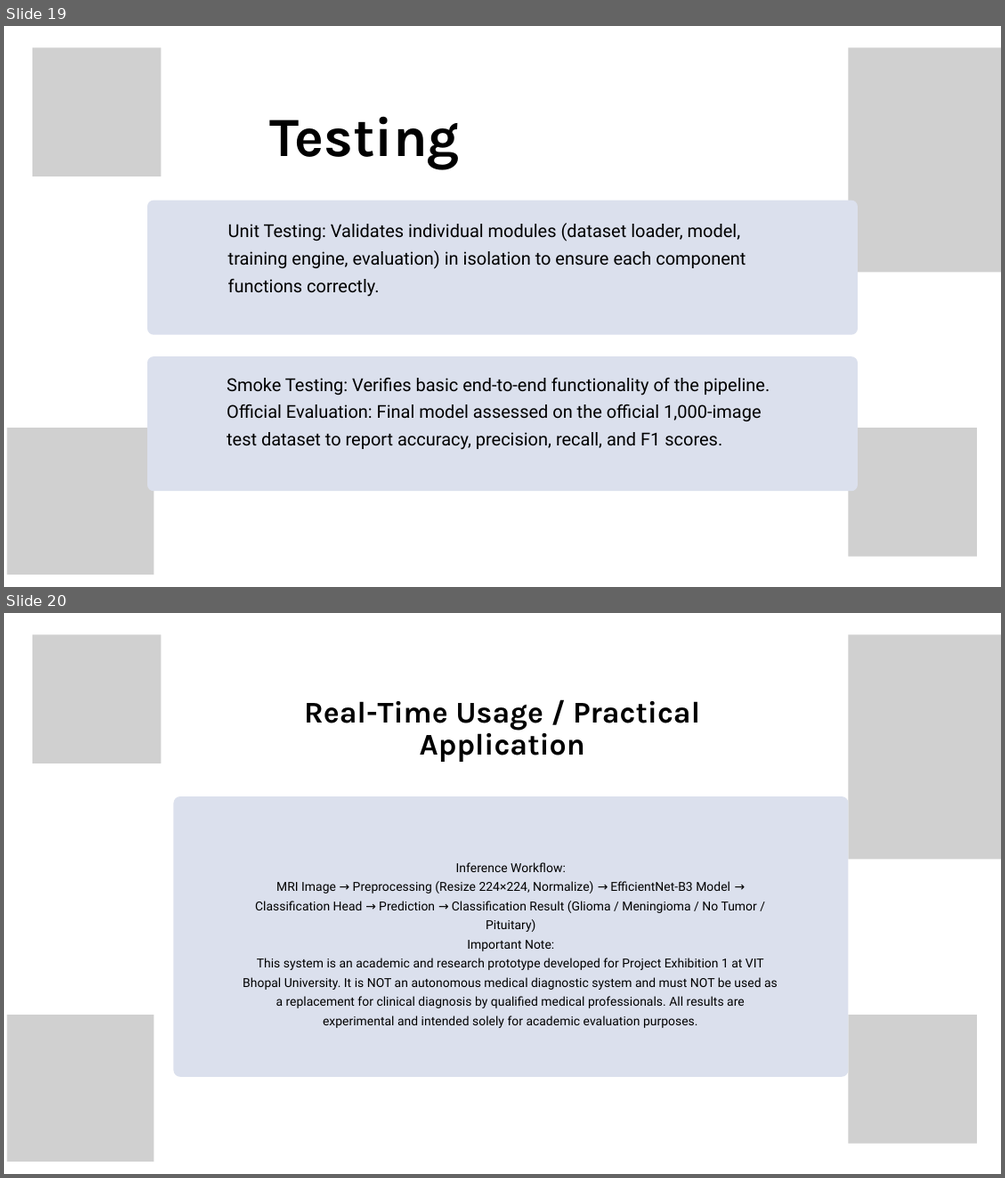
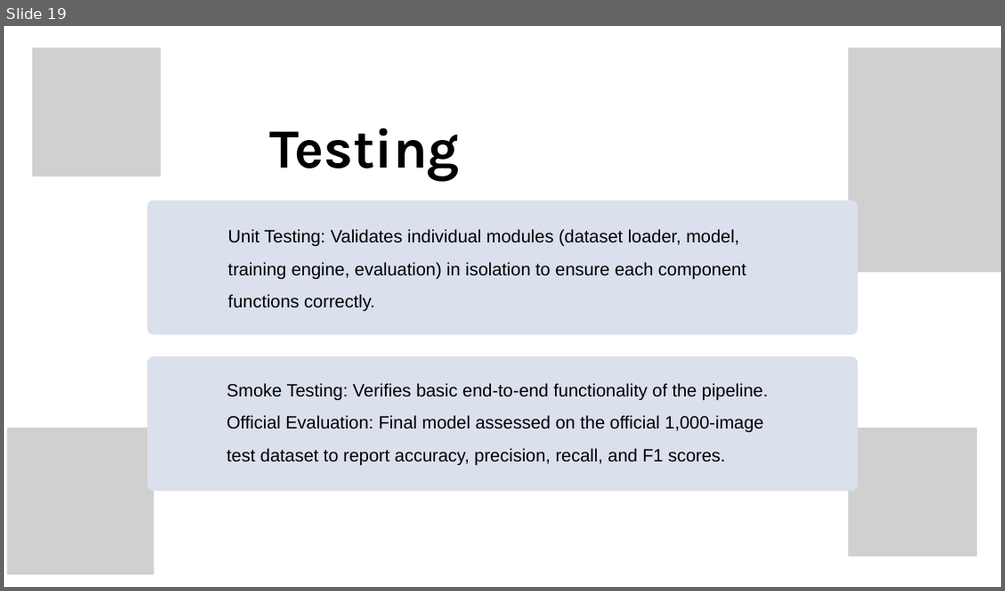
Before and after one commit to Belugabilli/BrainTumor-PE-1, a slide deck: Report/EfficientNet-B3 Project.pptx. Shown one above the other, each under a label of ours: slides 19 and 20 before the commit, slide 19 after it. The pictures are 1005x1178 and 1005x591 pixels, drawn with LibreOffice and Linux fonts; fonts in the diff are those of the drawing; grey boxes stand for pictures; background and template pictures are left out. Boxes give left, top, right and bottom in pixels: in the first picture for what was removed or moved away, otherwise in the second. Text is boxed around its words. In the diff, an @@ line names an element or a change of style, - is before the commit and + after.

```diff
--- a/Report/EfficientNet-B3 Project.pptx
+++ b/Report/EfficientNet-B3 Project.pptx
@@ slide 20 removed at (4, 613, 1001, 1174), background picture (left out) @@
@@ picture removed at (32, 634, 161, 763) @@
@@ picture removed at (849, 634, 1001, 859) @@
@@ text removed at (304, 701, 700, 762) @@
-Real-Time Usage / Practical Application
@@ freeform shape removed at (173, 796, 848, 1077) @@
@@ text removed at (243, 862, 777, 1028) @@
-Inference Workflow:
-MRI Image → Preprocessing (Resize 224×224, Normalize) → EfficientNet-B3 Model → Classification Head → Prediction → Classification Result (Glioma / Meningioma / No Tumor / Pituitary)
-Important Note:
-This system is an academic and research prototype developed for Project Exhibition 1 at VIT Bhopal University. It is NOT an autonomous medical diagnostic system and must NOT be used as a replacement for clinical diagnosis by qualified medical professionals. All results are experimental and intended solely for academic evaluation purposes.
@@ picture removed at (7, 1014, 154, 1162) @@
@@ picture removed at (849, 1014, 977, 1143) @@
@@ slide 19 changed as well @@
@@ text "Testing" at (270, 127, 460, 182): line spacing 85.5pt to 1.07 @@
@@ text "Unit Testing: Validates individual modules ..." at (228, 229, 746, 311): font Roboto to Arial; line spacing 39.5pt to 1.54 @@
@@ text "Smoke Testing: Verifies basic end-to-end ..." at (226, 383, 768, 465): font Roboto to Arial; line spacing 39.5pt to 1.54 @@
```
Also in this commit, not shown: 26 other slides changed, 2 slides added, 2 other slides removed.
